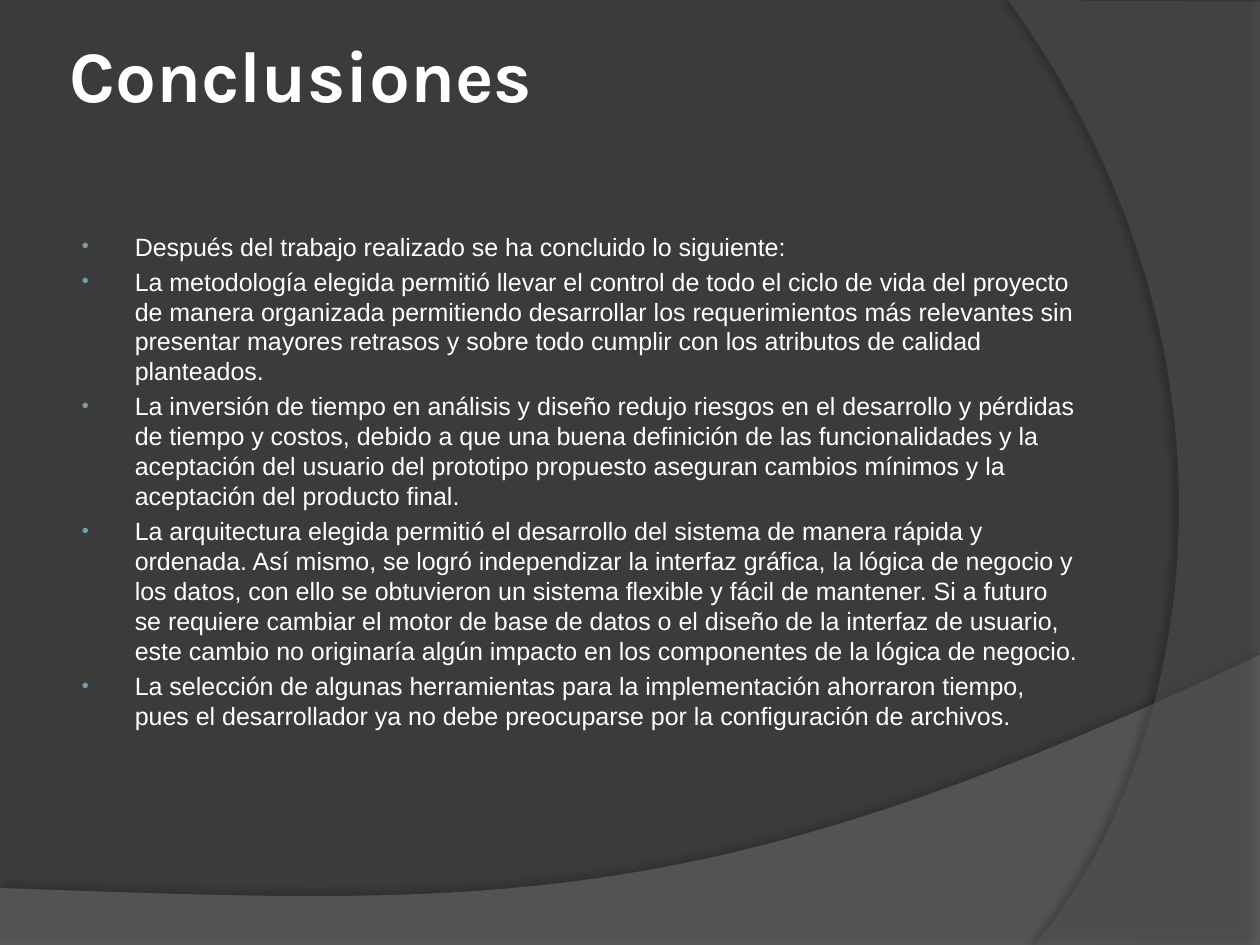
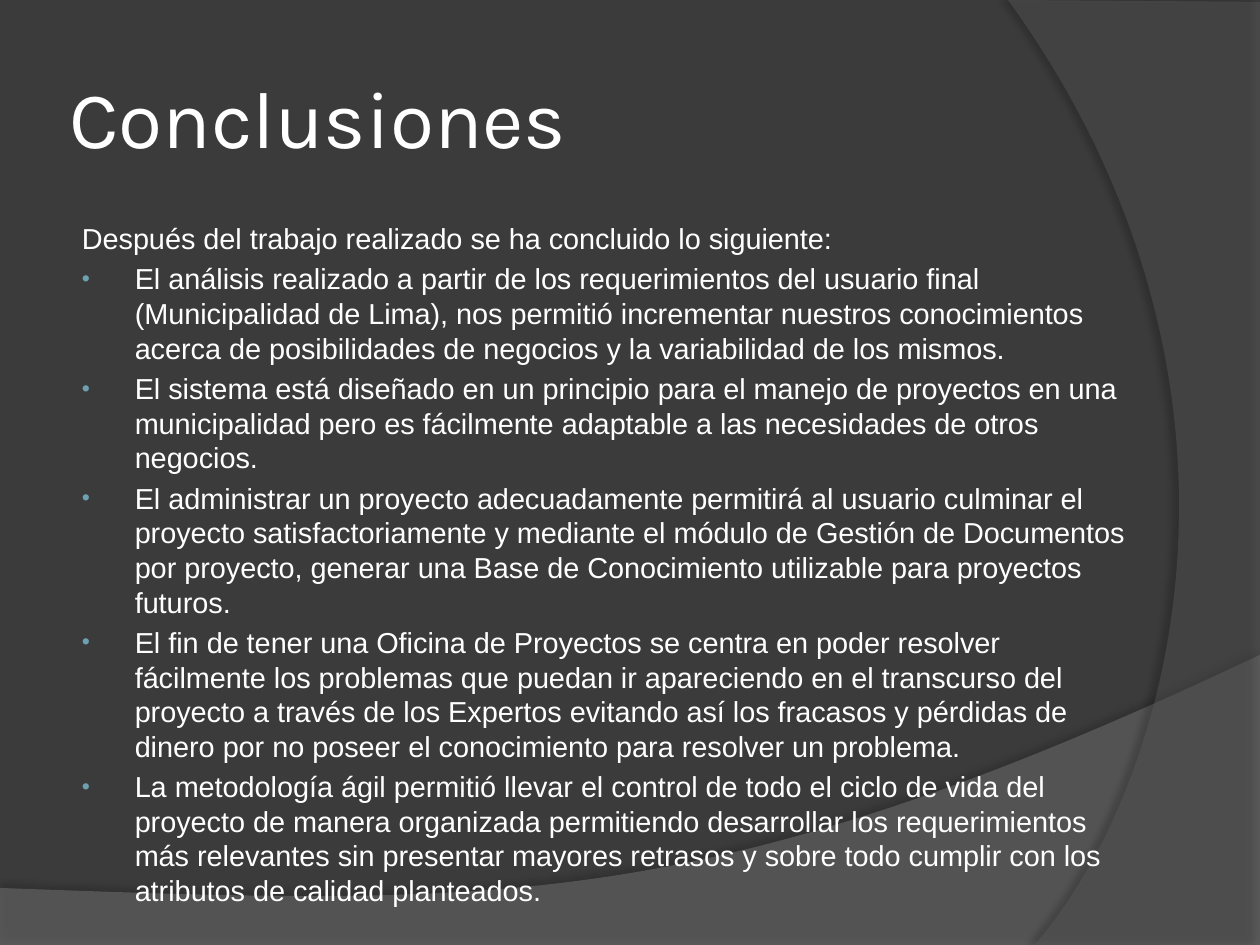
Before and after one commit to jmoics/JX_Market, a slide deck: slide 45 of JX_Market/trunk/Tesis 03_09_2012.pptx (slide 43 before the commit). Drawn at 1260x945 pixels with LibreOffice and Linux fonts; fonts in the diff are those of the drawing. Boxes give left, top, right and bottom in pixels: in the first picture for what was removed or moved away, otherwise in the second. Text is boxed around its words. In the diff, an @@ line names an element or a change of style, - is before the commit and + after.

Commit message:
- add ppt.

```diff
--- a/JX_Market/trunk/Tesis 03_09_2012.pptx
+++ b/JX_Market/trunk/Tesis 03_09_2012.pptx
@@ title "Conclusiones" at box(69, 92, 566, 149): size 41.4 to 46 pt, bold off @@
@@ text "Después del trabajo realizado se ...": place and size @@
-text "Después del trabajo realizado se ..." at box(135, 237, 1076, 730)
+text "Después del trabajo realizado se ..." at box(82, 227, 1125, 872)
@@ text at box(82, 227, 832, 254): size 14.2 to 16.5 pt in "Después del trabajo realizado se ha concluido ..."; bullet • to none @@
@@ text at box(135, 267, 1125, 872): text changed; size 14.2 to 16.5 pt @@
-• La metodología elegida permitió llevar el control de todo el ciclo de vida del proyecto de manera organizada permitiendo desarrollar los requerimientos más relevantes sin presentar mayores retrasos y sobre todo cumplir con los atributos de calidad planteados.
-• La inversión de tiempo en análisis y diseño redujo riesgos en el desarrollo y pérdidas de tiempo y costos, debido a que una buena definición de las funcionalidades y la aceptación del usuario del prototipo propuesto aseguran cambios mínimos y la aceptación del producto final.
-• La arquitectura elegida permitió el desarrollo del sistema de manera rápida y ordenada. Así mismo, se logró independizar la interfaz gráfica, la lógica de negocio y los datos, con ello se obtuvieron un sistema flexible y fácil de mantener. Si a futuro se requiere cambiar el motor de base de datos o el diseño de la interfaz de usuario, este cambio no originaría algún impacto en los componentes de la lógica de negocio.
-• La selección de algunas herramientas para la implementación ahorraron tiempo, pues el desarrollador ya no debe preocuparse por la configuración de archivos.
+• El análisis realizado a partir de los requerimientos del usuario final (Municipalidad de Lima), nos permitió incrementar nuestros conocimientos acerca de posibilidades de negocios y la variabilidad de los mismos.
+• El sistema está diseñado en un principio para el manejo de proyectos en una municipalidad pero es fácilmente adaptable a las necesidades de otros negocios.
+• El administrar un proyecto adecuadamente permitirá al usuario culminar el proyecto satisfactoriamente y mediante el módulo de Gestión de Documentos por proyecto, generar una Base de Conocimiento utilizable para proyectos futuros.
+• El fin de tener una Oficina de Proyectos se centra en poder resolver fácilmente los problemas que puedan ir apareciendo en el transcurso del proyecto a través de los Expertos evitando así los fracasos y pérdidas de dinero por no poseer el conocimiento para resolver un problema.
+• La metodología ágil permitió llevar el control de todo el ciclo de vida del proyecto de manera organizada permitiendo desarrollar los requerimientos más relevantes sin presentar mayores retrasos y sobre todo cumplir con los atributos de calidad planteados.
```
Also in this commit, not shown: 7 other slides changed, 2 slides added, 1 other file.
